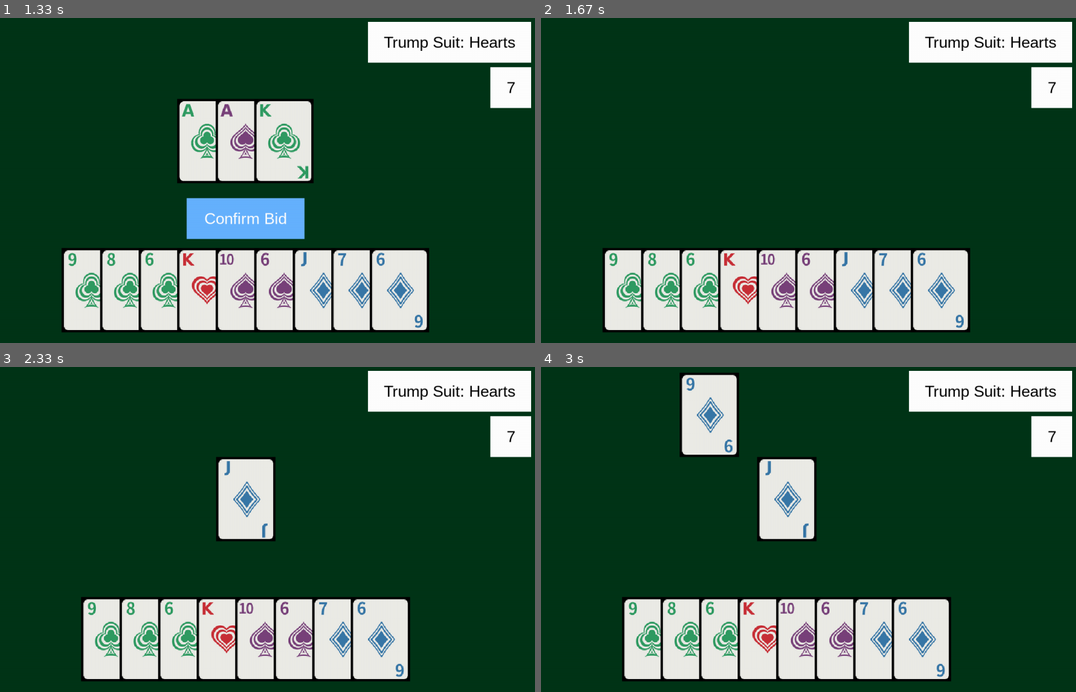
Above: before the commit, frames 1-4 (two rows, left to right).
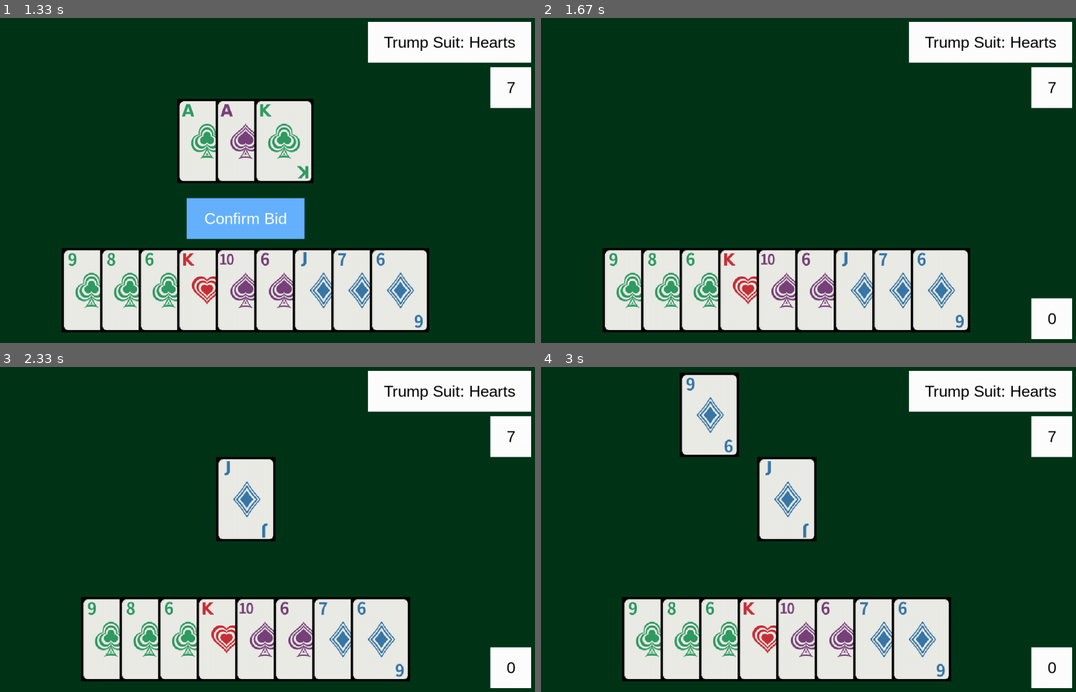
Above: after the commit, the same moments.

Repository: SkylerMime/NinetyNine
Game: pygame game, started from ninety_nine/graphical_main_game.py
The game is run twice, just before and just after one commit, with the same random seed, the same clock (stepped at 60 frames per second) and the same inputs.
Inputs (mouse positions are in pixels of both pictures, inside the frame that each line leads up to):
- Up to frame 1 (1.33 s): click (58, 291) at 0.38 s; click (42, 300) at 0.72 s; click (219, 265) at 1.05 s
- Up to frame 2 (1.67 s): click "Confirm Bid" at 1.38 s
- Up to frame 3 (2.33 s): click (299, 597) at 1.72 s
- Up to frame 4 (3 s): no input

Frame 1 is identical in both runs. In frame 2, 1.0% of the frame differs, in the area x 91-100%, y 86-99%; in frame 3, 1.0%; in frame 4, 1.0%.

Commit message:
Fixed bug where the final trick is not remembered

Diff:
--- a/ninety_nine/graphical_main_game.py
+++ b/ninety_nine/graphical_main_game.py
@@ -53,6 +53,11 @@
 BID_MESSAGE_HEIGHT = 90
 BID_MESSAGE_TOP = 110
 BID_MESSAGE_LEFT = WINDOW_WIDTH - BID_MESSAGE_WIDTH - 10
+
+TRICKS_TAKEN_MESSAGE_WIDTH = 90
+TRICKS_TAKEN_MESSAGE_HEIGHT = 90
+TRICKS_TAKEN_MESSAGE_TOP = WINDOW_HEIGHT - TRICKS_TAKEN_MESSAGE_HEIGHT - 10
+TRICKS_TAKEN_MESSAGE_LEFT = WINDOW_WIDTH - TRICKS_TAKEN_MESSAGE_WIDTH - 10
 
 PRIMARY_TRICK_TOP = BID_TOP + 20
 PRIMARY_TRICK_LEFT = WINDOW_WIDTH // 2 - CARD_WIDTH // 2
@@ -182,6 +187,17 @@
         bid_message.text_color = TEXTVIEW_TEXT_COLOR
         bid_message.render_message(f"{0}")
 
+        tricks_taken_message = TextView()
+        tricks_taken_message.rect = pygame.Rect(
+            TRICKS_TAKEN_MESSAGE_LEFT,
+            TRICKS_TAKEN_MESSAGE_TOP,
+            TRICKS_TAKEN_MESSAGE_WIDTH,
+            TRICKS_TAKEN_MESSAGE_HEIGHT,
+        )
+        tricks_taken_message.bg_color = TEXTVIEW_COLOR
+        tricks_taken_message.text_color = TEXTVIEW_TEXT_COLOR
+        tricks_taken_message.render_message(f"{0}")
+
         sorted_hand = game_display.get_sorted_cards(human_player.hand)
         clickable_hand = get_clickable_cards(sorted_hand, images_dict)
         clickable_bid = get_clickable_cards(list(human_player.bid), images_dict)
@@ -209,6 +225,7 @@
             clock,
             trump_message,
             bid_message,
+            tricks_taken_message,
         )
 
         display_final_scores(screen, game_state, clock)
@@ -286,8 +303,9 @@
     images_dict,
     screen,
     clock: pygame.time.Clock,
-    trump_message,
-    bid_message,
+    trump_message=None,
+    bid_message=None,
+    tricks_taken_message=None,
     player_types=PLAYER_TYPES,
     human_player_num=HUMAN_PLAYER_NUM,
 ):
@@ -346,15 +364,17 @@
             )
             time_of_next_play = pygame.time.get_ticks() + MILLISECONDS_BETWEEN_PLAYS
 
-        continue_button.visible = game.is_full(
-            game_state.current_trick
-        ) and not game.game_is_over(game_state)
+        continue_button.visible = game.is_full(game_state.current_trick)
 
         if (
             game.game_is_over(game_state)
             and pygame.time.get_ticks() > time_of_next_play
         ):
             game_state.stage = GameStage.DONE
+
+        if tricks_taken_message:
+            tricks_taken = game_state.PLAYERS[HUMAN_PLAYER_NUM].tricks_won
+            tricks_taken_message.render_message(f"{tricks_taken}")
 
         # render graphics here
         screen.fill(BACKGROUND_COLOR)
@@ -364,6 +384,9 @@
             draw_message(screen, trump_message)
         if bid_message:
             draw_message(screen, bid_message)
+        if tricks_taken_message:
+            draw_message(screen, tricks_taken_message)
+
         if continue_button.visible:
             draw_button(screen, continue_button)
 
--- a/ninety_nine/ninety_nine_state.py
+++ b/ninety_nine/ninety_nine_state.py
@@ -1,6 +1,6 @@
 import random
 from ninety_nine.constants import Rank, Suit, GameStage
-from typing import TypedDict
+from typing import TypedDict, Dict
 from dataclasses import dataclass
 
 
@@ -76,7 +76,7 @@
         self.TRUMP_SUIT = None
         self.current_lead: int = 0
         self.current_trick: Trick = {"cards": {}, "lead_player": 0, "winner": None}
-        self.PLAYERS = {}
+        self.PLAYERS: Dict[int, Player] = {}
         self.trick_history = []
         self.next_to_play: int = 0
         self.stage = GameStage.BIDDING
@@ -246,9 +246,16 @@
     trick_winner = next_state.get_current_trick_winner()
     next_state.current_trick["winner"] = trick_winner
     next_state.trick_history.append(next_state.current_trick)
-    next_state.current_lead = trick_winner
-    next_state.next_to_play = trick_winner
     next_state.PLAYERS[trick_winner].tricks_won += 1
+
+    next_state.current_trick = {"cards": {}}
+
+    if game_is_over(next_state):
+        next_state.current_lead = None
+        next_state.next_to_play = None
+    else:
+        next_state.current_lead = trick_winner
+        next_state.next_to_play = trick_winner
 
     next_state.current_trick = {
         "lead_player": next_state.current_lead,
@@ -267,6 +274,8 @@
 
 
 def game_is_over(game_state: GameState):
+    if len(game_state.current_trick["cards"]) > 0:
+        return False
     for player in game_state.PLAYERS.values():
         if len(player.hand) > 0:
             return False
@@ -276,6 +285,8 @@
 def get_scores(final_state: GameState):
     if not game_is_over(final_state):
         raise KeyError("all cards should be played")
+    if len(final_state.current_trick["cards"]) > 0:
+        raise KeyError("current trick should be finalized")
 
     player_num_range = range(len(final_state.PLAYERS))
 
--- a/ninety_nine/tests/test_graphical_main_game.py
+++ b/ninety_nine/tests/test_graphical_main_game.py
@@ -17,7 +17,8 @@
     IMAGES_DIRECTORY_PATH,
     FULL_HAND_LEFT,
     HAND_TOP,
-    SPACE_BETWEEN_CARDS, Button,
+    SPACE_BETWEEN_CARDS,
+    Button,
 )
 
 
@@ -131,6 +132,7 @@
 def mock_pygame(monkeypatch):
     """Disables pygame rendering for faster unit testing"""
     monkeypatch.setattr(pygame.display, "flip", lambda: None)
+    monkeypatch.setattr(graphics, "draw_button", lambda screen, button: None)
 
     def mock_render(self, message=None):
         pass
@@ -138,17 +140,21 @@
     monkeypatch.setattr(TextView, "render_message", mock_render)
 
 
-@pytest.fixture
-def game_state_before_end():
+@pytest.fixture(params=[1, 2], ids=["Player 1 leads", "Player 2 leads"])
+def game_state_before_end(request):
     game_state = game.GameState()
     game_state.stage = game.GameStage.PLAYING
     game_state.PLAYERS[0].hand = [Card(Rank.SEVEN, Suit.HEARTS)]
     game_state.PLAYERS[1].hand = [Card(Rank.SIX, Suit.HEARTS)]
     game_state.PLAYERS[2].hand = [Card(Rank.NINE, Suit.SPADES)]
-    game_state.current_trick = {"cards": {}, "lead_player": 1, "winner": None}
+    game_state.current_trick = {
+        "cards": {},
+        "lead_player": request.param,
+        "winner": None,
+    }
     game_state.TRUMP_SUIT = Suit.CLUBS
-    game_state.current_lead = 1
-    game_state.next_to_play = 1
+    game_state.current_lead = request.param
+    game_state.next_to_play = request.param
     return game_state
 
 
@@ -161,15 +167,20 @@
 class MockLastTrickEvent:
     def __init__(self, click_pos=(0, 0)):
         self.turn = 0
-        self.player_turn_order = [1, 2, 0, 0]
+        self.player_turn_order = [1, 2, 0, "continue"]
         self.click_pos = click_pos
+        self.continue_pos = (graphics.BUTTON_LEFT + 3, graphics.BUTTON_TOP + 3)
 
     def get(self):
         this_turn_events = []
-        if self.player_turn_order[self.turn] == 0:
+        this_turn_event = self.player_turn_order[self.turn]
+        if this_turn_event in (0, "continue"):
             click_event = MockOneEvent()
             click_event.type = pygame.MOUSEBUTTONUP
-            click_event.pos = self.click_pos
+            if this_turn_event == 0:
+                click_event.pos = self.click_pos
+            elif this_turn_event == "continue":
+                click_event.pos = self.continue_pos
             this_turn_events.append(click_event)
         self.turn += 1
         return this_turn_events
@@ -191,6 +202,10 @@
     card_area = clickable_human_hand[0].clickable_area
     click_pos = card_area.centerx, card_area.centery
     event = MockLastTrickEvent(click_pos)
+    final_scores = {0: 1, 1: 20, 2: 20}
+    if game_state_before_end.current_lead == 2:
+        event.player_turn_order = [2, 0, 1, "continue"]
+        final_scores = {0: 20, 1: 20, 2: 1}
     monkeypatch.setattr(pygame, "event", event)
     mock_screen = MockScreen()
     mock_time = MockTimeAndClock()
@@ -208,6 +223,9 @@
         None,
         None,
     )
+
+    assert game.get_scores(final_state) == final_scores
+
     assert len(final_state.PLAYERS[0].hand) == 0
     assert len(final_state.PLAYERS[1].hand) == 0
     assert len(final_state.PLAYERS[2].hand) == 0
@@ -257,6 +275,7 @@
         (0, Card(Rank.JACK, Suit.SPADES)),
         (1, Card(Rank.SEVEN, Suit.HEARTS)),
         (2, Card(Rank.TEN, Suit.HEARTS)),
+        ("continue", None),
     ]
 
 
@@ -278,7 +297,7 @@
 
 
 def test_human_list_filtering(all_human_plays):
-    assert len(all_human_plays) == 17
+    assert len(all_human_plays) == 18
 
 
 def test_random_list_filtering(all_random_plays):
@@ -299,18 +318,23 @@
         if play[0] == "continue":
             click_continue_event = MockOneEvent()
             click_continue_event.type = pygame.MOUSEBUTTONUP
-            click_continue_event.pos = (graphics.BUTTON_LEFT + 2, graphics.BUTTON_TOP + 2)
+            click_continue_event.pos = (
+                graphics.BUTTON_LEFT + 2,
+                graphics.BUTTON_TOP + 2,
+            )
             all_events.append([click_continue_event])
     return all_events
 
 
 def test_click_event(mock_pygame):
     continue_button = Button()
-    assert continue_button.rect.collidepoint((graphics.BUTTON_LEFT + 2, graphics.BUTTON_TOP + 2))
+    assert continue_button.rect.collidepoint(
+        (graphics.BUTTON_LEFT + 2, graphics.BUTTON_TOP + 2)
+    )
 
 
 def test_events_fixture(all_events):
-    assert len(all_events) == 27 + 8
+    assert len(all_events) == 27 + 9
     assert len([event_list for event_list in all_events if event_list == []]) == 18
     assert isinstance(all_events[0][0], MockOneEvent)
     assert all_events[0][0].type == pygame.MOUSEBUTTONUP
@@ -348,7 +372,7 @@
             all_returns.append(next_event)
         except StopIteration:
             break
-    assert len(all_returns) == 27 + 8
+    assert len(all_returns) == 27 + 9
     assert all_returns == all_events
 
 
@@ -371,7 +395,6 @@
     # We set the milliseconds between plays to a negative value so
     # `get_ticks() > time_of_next_play` will always evaluate True
     monkeypatch.setattr(graphics, "MILLISECONDS_BETWEEN_PLAYS", -1)
-    monkeypatch.setattr(graphics, "draw_button", lambda screen, button: None)
 
     assert game_state_after_dealing_spades_trump.next_to_play == 0
 
@@ -386,38 +409,3 @@
     )
 
     assert len(final_state.PLAYERS[1].hand) == 0
-
-def test_playing_loop_all_cards_get_played(
-    monkeypatch,
-    mock_pygame,
-    images_dict,
-    game_state_after_dealing_spades_trump,
-    all_cards_event_mock,
-    human_card_from_click_mock,
-    random_card_from_choice_mock,
-    clickable_hand,
-):
-    monkeypatch.setattr(random, "choice", random_card_from_choice_mock)
-    monkeypatch.setattr(graphics, "get_card_from_click", human_card_from_click_mock)
-    monkeypatch.setattr(pygame.event, "get", all_cards_event_mock)
-    mock_screen = MockScreen()
-    mock_time = MockTimeAndClock()
-    monkeypatch.setattr(pygame, "time", mock_time)
-    # We set the milliseconds between plays to a negative value so
-    # `get_ticks() > time_of_next_play` will always evaluate True
-    monkeypatch.setattr(graphics, "MILLISECONDS_BETWEEN_PLAYS", -1)
-    monkeypatch.setattr(graphics, "draw_button", lambda screen, button: None)
-
-    assert game_state_after_dealing_spades_trump.next_to_play == 0
-
-    final_state = graphics.do_playing_loop(
-        game_state_after_dealing_spades_trump,
-        clickable_hand,
-        images_dict,
-        mock_screen,
-        mock_time,
-        None,
-        None,
-    )
-
-    assert len(final_state.PLAYERS[1].hand) == 0
